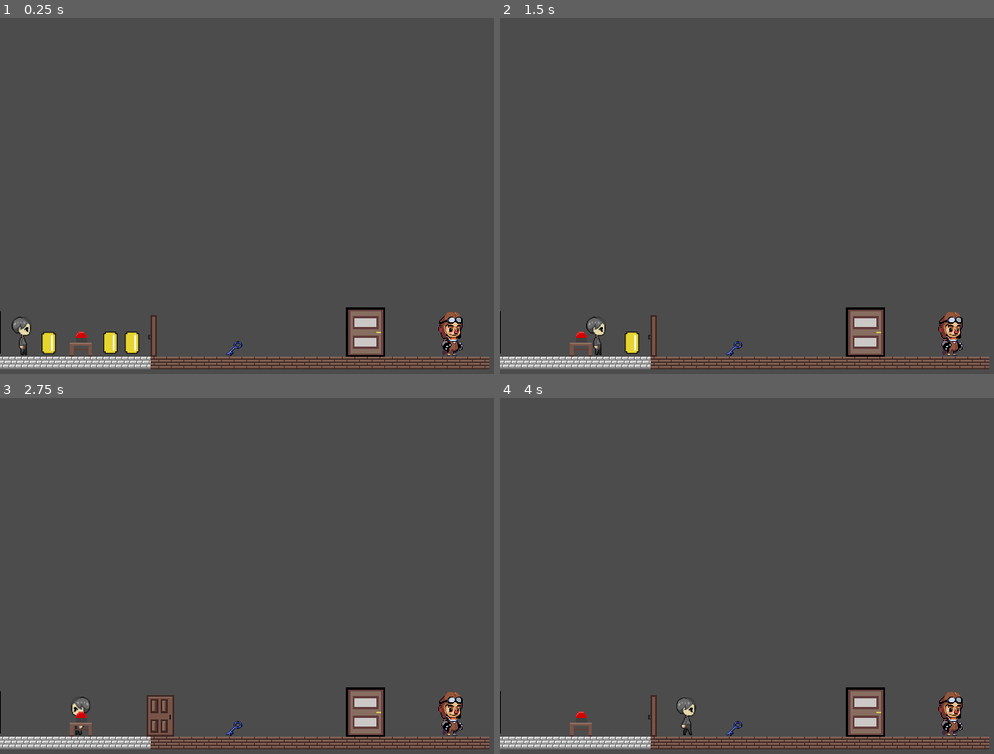
Above: before the commit, frames 1-4 (two rows, left to right).
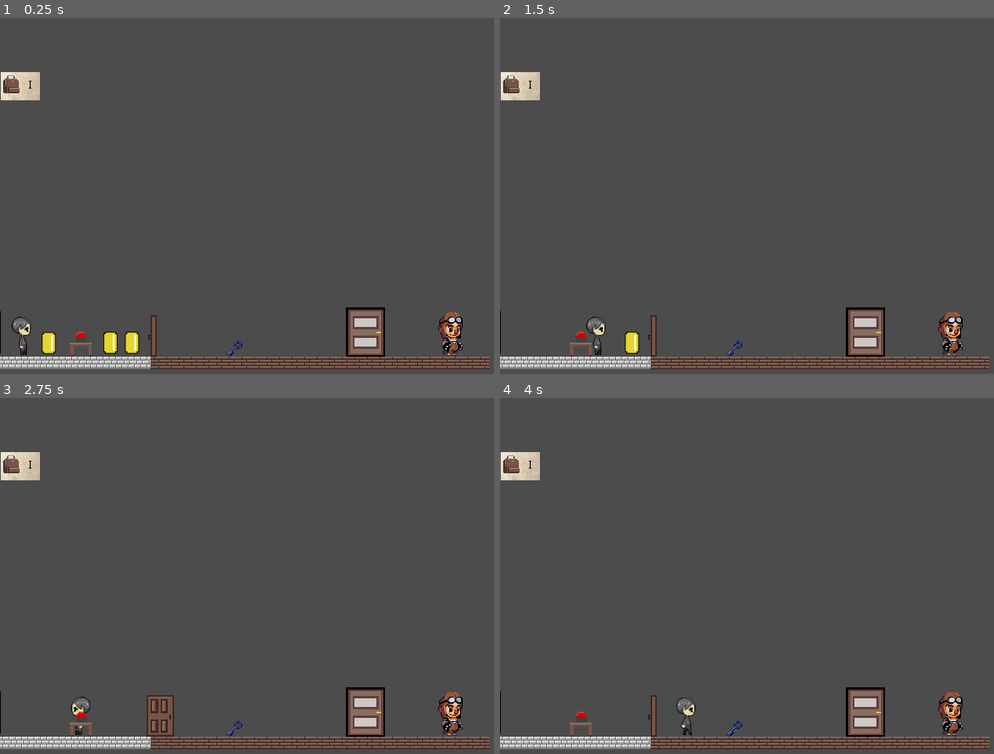
Above: after the commit, the same moments.

Repository: bkuon/Reverie
Game: Godot game, scene res://world.tscn
Two runs of this game, one before a commit and one after it. Both use one fixed random seed, a clock stepped at 60 frames per second and the inputs below. The engine's default icon, where the game draws it, is replaced by a stand-in: a white triangle on a blue panel in a dark square.
Inputs:
- Up to frame 1 (0.25 s): no input
- Up to frame 2 (1.5 s): tap Enter at 0.5 s; hold Right (ui_right) from 0.53 s (still down); tap Z (interact) at 0.6 s; tap Up (ui_up) at 0.77 s; tap A (enter_door) at 1.35 s
- Up to frame 3 (2.75 s): tap Up (ui_up) at 1.52 s; tap Z (interact) at 1.55, 2.1 s; release Right (ui_right) at 2.03 s; hold Left (ui_left) from 2.03 s (still down)
- Up to frame 4 (4 s): release Left (ui_left) at 2.78 s; hold Right (ui_right) from 2.78 s (still down); tap Z (interact) at 2.85, 3.8 s; tap Up (ui_up) at 3.02, 3.77 s; tap A (enter_door) at 3.6 s

The runs differ from the first frame. In frame 1, 0.6% of the frame differs, in the area x 0-9%, y 15-24%; in frame 2, 0.6%; in frame 3, 0.6%; in frame 4, 0.6%.

Commit message:
Added inventory

Diff:
--- a/DialougeBox.tscn
+++ b/DialougeBox.tscn
@@ -2,7 +2,6 @@
 
 [ext_resource path="res://Dialouge.gd" type="Script" id=1]
 [ext_resource path="res://icon.png" type="Texture" id=2]
-
 
 [node name="DialougeBox" type="Control"]
 pause_mode = 2
--- a/Globals.gd
+++ b/Globals.gd
@@ -13,6 +13,7 @@
 
 var unlocked = false
 var coinCounter = 0
+var inventory = []
 
 # Called when the node enters the scene tree for the first time.
 func _ready():
@@ -22,6 +23,7 @@
 # global functions are currently:
 # pause menu
 # dialogue interface
+# inventory storage
 
 func _input(event):
 	if Input.is_action_pressed("pause"):
@@ -41,3 +43,8 @@
 			dialogue = DIALOGUE_SCENE.instance()
 			canvas_layer.add_child(dialogue)
 			dialogue.show()
+
+
+func addToInventory(itemName):
+	var itemNum = inventory.size()
+	inventory.append(itemName)
--- a/bluekey.gd
+++ b/bluekey.gd
@@ -4,7 +4,7 @@
 
 var can_speak = true
 var can_interact = false
-
+onready var globals = get_node("/root/Globals")
 
 func _input(event):
 	if event is InputEventKey:
@@ -12,6 +12,6 @@
 			var bodies = $bluekey.get_overlapping_bodies()
 			for b in bodies:
 				if b.name == "MC_Sprite":
-					# add object to inventory here
+					globals.addToInventory("bluekey")
 					print("Blue Key added to Inventory.")
 					queue_free()
--- /dev/null
+++ b/inventory.gd
@@ -0,0 +1,28 @@
+extends Control
+
+onready var globals = get_node("/root/Globals")
+
+# Called when the node enters the scene tree for the first time.
+func _ready():
+	get_node("TextureRect").set_visible(false)
+
+
+func _physics_process(delta):
+	if Input.is_action_pressed("ui_inventory"):
+		populate()
+		get_node("TextureRect2").set_visible(false)
+		get_node("TextureRect").set_visible(true)
+	if Input.is_action_pressed("ui_cancel"):
+		get_node("TextureRect").set_visible(false)
+		get_node("TextureRect2").set_visible(true)
+
+
+func populate():
+	var inventory = globals.inventory
+	var items = inventory.size()
+	if items > 0:
+		var i = 1
+		for slot in inventory:
+			var icon = "res://images/Items/" + str(slot) + ".png"
+			get_node("TextureRect/InventorySlots/" + str(i) +"/LootButton").set_normal_texture(load(icon))
+			i = i+1
--- a/pausePopup.tscn
+++ b/pausePopup.tscn
@@ -7,7 +7,6 @@
 
 [node name="pausePopup" type="WindowDialog"]
 pause_mode = 2
-visible = true
 margin_right = 188.0
 margin_bottom = 144.0
 focus_mode = 2
--- a/project.godot
+++ b/project.godot
@@ -52,6 +52,17 @@
 "events": [ Object(InputEventKey,"resource_local_to_scene":false,"resource_name":"","device":0,"alt":false,"shift":false,"control":false,"meta":false,"command":false,"pressed":false,"scancode":65,"unicode":0,"echo":false,"script":null)
  ]
 }
+ui_inventory={
+"deadzone": 0.5,
+"events": [ Object(InputEventKey,"resource_local_to_scene":false,"resource_name":"","device":0,"alt":false,"shift":false,"control":false,"meta":false,"command":false,"pressed":false,"scancode":73,"unicode":0,"echo":false,"script":null)
+ ]
+}
+ui_invclose={
+"deadzone": 0.5,
+"events": [ Object(InputEventKey,"resource_local_to_scene":false,"resource_name":"","device":0,"alt":false,"shift":false,"control":false,"meta":false,"command":false,"pressed":false,"scancode":16777217,"unicode":0,"echo":false,"script":null)
+, Object(InputEventKey,"resource_local_to_scene":false,"resource_name":"","device":0,"alt":false,"shift":false,"control":false,"meta":false,"command":false,"pressed":false,"scancode":73,"unicode":0,"echo":false,"script":null)
+ ]
+}
 
 [rendering]
 
--- a/world.tscn
+++ b/world.tscn
@@ -23,6 +23,11 @@
 [ext_resource path="res://DialogueParser.gd" type="Script" id=21]
 [ext_resource path="res://Door.tscn" type="PackedScene" id=22]
 [ext_resource path="res://icon.png" type="Texture" id=23]
+[ext_resource path="res://inventory.gd" type="Script" id=24]
+[ext_resource path="res://images/backgrounds/minipaperbg.png" type="Texture" id=25]
+[ext_resource path="res://images/Items/bag.png" type="Texture" id=26]
+[ext_resource path="res://images/backgrounds/paperbackground.png" type="Texture" id=27]
+[ext_resource path="res://images/backgrounds/itembackground.png" type="Texture" id=28]
 
 [sub_resource type="SpriteFrames" id=1]
 animations = [ {
@@ -74,6 +79,7 @@
 [node name="MC_Sprite" type="KinematicBody2D" parent="." groups=[
 "player",
 ]]
+editor/display_folded = true
 position = Vector2( 27.7349, 405.752 )
 script = ExtResource( 1 )
 __meta__ = {
@@ -96,7 +102,6 @@
 [node name="keyObject" type="RigidBody2D" parent="." groups=[
 "inventoryItem",
 ]]
-editor/display_folded = true
 collision_layer = 2
 collision_mask = 2
 gravity_scale = 0.0
@@ -211,6 +216,7 @@
 shape = SubResource( 5 )
 
 [node name="CoinObject3" type="StaticBody2D" parent="."]
+editor/display_folded = true
 script = ExtResource( 17 )
 
 [node name="Coin" type="Area2D" parent="CoinObject3"]
@@ -227,6 +233,7 @@
 shape = SubResource( 5 )
 
 [node name="NPC" type="StaticBody2D" parent="."]
+editor/display_folded = true
 script = ExtResource( 19 )
 
 [node name="NPC" type="Area2D" parent="NPC"]
@@ -240,6 +247,7 @@
 shape = SubResource( 9 )
 
 [node name="DialogueParser" type="Node2D" parent="."]
+editor/display_folded = true
 script = ExtResource( 21 )
 
 [node name="Panel" type="Panel" parent="DialogueParser"]
@@ -265,6 +273,7 @@
 z_index = -1
 
 [node name="Boundary" type="StaticBody2D" parent="."]
+editor/display_folded = true
 position = Vector2( -31.3277, 400.92 )
 __meta__ = {
 "_edit_group_": true
@@ -276,6 +285,175 @@
 
 [node name="CollisionShape2D" type="CollisionShape2D" parent="Boundary"]
 shape = SubResource( 10 )
+
+[node name="inventory" type="Control" parent="."]
+margin_right = 40.0
+margin_bottom = 40.0
+script = ExtResource( 24 )
+
+[node name="TextureRect2" type="TextureRect" parent="inventory"]
+margin_left = 1.07928
+margin_top = 69.0227
+margin_right = 51.0793
+margin_bottom = 105.023
+texture = ExtResource( 25 )
+__meta__ = {
+"_edit_group_": true
+}
+
+[node name="TextureRect" type="TextureRect" parent="inventory/TextureRect2"]
+margin_right = 40.0
+margin_bottom = 40.0
+texture = ExtResource( 26 )
+
+[node name="Label" type="Label" parent="inventory/TextureRect2"]
+margin_left = 34.9275
+margin_top = 10.415
+margin_right = 49.9275
+margin_bottom = 29.415
+custom_colors/font_color = Color( 0, 0, 0, 1 )
+text = "I "
+
+[node name="TextureRect" type="TextureRect" parent="inventory"]
+margin_left = 2.29254
+margin_top = 63.0975
+margin_right = 249.293
+margin_bottom = 237.098
+texture = ExtResource( 27 )
+__meta__ = {
+"_edit_group_": true
+}
+
+[node name="Label" type="Label" parent="inventory/TextureRect"]
+margin_left = 64.2985
+margin_top = 20.1855
+margin_right = 182.298
+margin_bottom = 34.1855
+custom_colors/font_color = Color( 0, 0, 0, 1 )
+text = "Inventory"
+
+[node name="Label3" type="Label" parent="inventory/TextureRect"]
+margin_left = 3.83137
+margin_top = 153.755
+margin_right = 121.831
+margin_bottom = 167.755
+custom_colors/font_color = Color( 0, 0, 0, 1 )
+text = "Close: Esc"
+
+[node name="TextureRect" type="TextureRect" parent="inventory/TextureRect"]
+margin_left = 15.0
+margin_top = 10.0
+margin_right = 47.0
+margin_bottom = 42.0
+texture = ExtResource( 26 )
+
+[node name="InventorySlots" type="GridContainer" parent="inventory/TextureRect"]
+editor/display_folded = true
+margin_left = 17.0
+margin_top = 53.0
+margin_right = 227.0
+margin_bottom = 169.0
+custom_constants/vseparation = 7
+custom_constants/hseparation = 9
+columns = 4
+
+[node name="1" type="TextureRect" parent="inventory/TextureRect/InventorySlots"]
+margin_right = 44.0
+margin_bottom = 36.0
+texture = ExtResource( 28 )
+
+[node name="LootButton" type="TextureButton" parent="inventory/TextureRect/InventorySlots/1"]
+margin_left = 3.0
+margin_top = 3.0
+margin_right = 41.0
+margin_bottom = 33.0
+
+[node name="2" type="TextureRect" parent="inventory/TextureRect/InventorySlots"]
+margin_left = 53.0
+margin_right = 97.0
+margin_bottom = 36.0
+texture = ExtResource( 28 )
+
+[node name="LootButton" type="TextureButton" parent="inventory/TextureRect/InventorySlots/2"]
+margin_left = 3.0
+margin_top = 3.0
+margin_right = 41.0
+margin_bottom = 33.0
+
+[node name="3" type="TextureRect" parent="inventory/TextureRect/InventorySlots"]
+margin_left = 106.0
+margin_right = 150.0
+margin_bottom = 36.0
+texture = ExtResource( 28 )
+
+[node name="LootButton" type="TextureButton" parent="inventory/TextureRect/InventorySlots/3"]
+margin_left = 3.0
+margin_top = 3.0
+margin_right = 41.0
+margin_bottom = 33.0
+
+[node name="4" type="TextureRect" parent="inventory/TextureRect/InventorySlots"]
+margin_left = 159.0
+margin_right = 203.0
+margin_bottom = 36.0
+texture = ExtResource( 28 )
+
+[node name="LootButton" type="TextureButton" parent="inventory/TextureRect/InventorySlots/4"]
+margin_left = 2.0
+margin_top = 3.0
+margin_right = 41.0
+margin_bottom = 33.0
+
+[node name="5" type="TextureRect" parent="inventory/TextureRect/InventorySlots"]
+margin_top = 43.0
+margin_right = 44.0
+margin_bottom = 79.0
+texture = ExtResource( 28 )
+
+[node name="LootButton" type="TextureButton" parent="inventory/TextureRect/InventorySlots/5"]
+margin_left = 3.0
+margin_top = 2.0
+margin_right = 41.0
+margin_bottom = 33.0
+
+[node name="6" type="TextureRect" parent="inventory/TextureRect/InventorySlots"]
+margin_left = 53.0
+margin_top = 43.0
+margin_right = 97.0
+margin_bottom = 79.0
+texture = ExtResource( 28 )
+
+[node name="LootButton" type="TextureButton" parent="inventory/TextureRect/InventorySlots/6"]
+margin_left = 3.0
+margin_top = 2.0
+margin_right = 41.0
+margin_bottom = 33.0
+
+[node name="7" type="TextureRect" parent="inventory/TextureRect/InventorySlots"]
+margin_left = 106.0
+margin_top = 43.0
+margin_right = 150.0
+margin_bottom = 79.0
+texture = ExtResource( 28 )
+
+[node name="LootButton" type="TextureButton" parent="inventory/TextureRect/InventorySlots/7"]
+margin_left = 2.0
+margin_top = 3.0
+margin_right = 41.0
+margin_bottom = 33.0
+
+[node name="8" type="TextureRect" parent="inventory/TextureRect/InventorySlots"]
+margin_left = 159.0
+margin_top = 43.0
+margin_right = 203.0
+margin_bottom = 79.0
+texture = ExtResource( 28 )
+
+[node name="LootButton" type="TextureButton" parent="inventory/TextureRect/InventorySlots/8"]
+margin_left = 2.0
+margin_top = 3.0
+margin_right = 40.0
+margin_bottom = 32.0
 [connection signal="area_entered" from="MC_Sprite/Area2D" to="MC_Sprite" method="_on_Area2D_area_entered"]
 [connection signal="area_exited" from="MC_Sprite/Area2D" to="MC_Sprite" method="_on_Area2D_area_exited"]
 [connection signal="done_talking" from="DialogueParser" to="MC_Sprite" method="_on_DialogueParser_done_talking"]
Binary file added: images/Items/bag.png
Not shown, added: images/Items/bag.png.import
Binary file added: images/backgrounds/itembackground.png
Not shown, added: images/backgrounds/itembackground.png.import
Binary file added: images/backgrounds/minipaperbg.png
Not shown, added: images/backgrounds/minipaperbg.png.import
Binary file added: images/backgrounds/paperbackground.png
Not shown, added: images/backgrounds/paperbackground.png.import
Not shown: 1 places in world.tscn that only renumber resources
